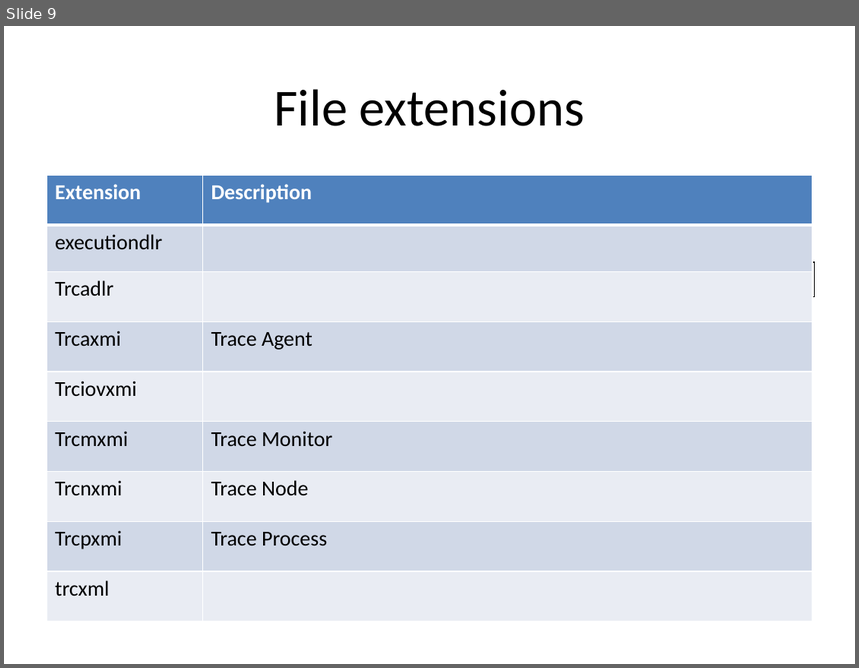
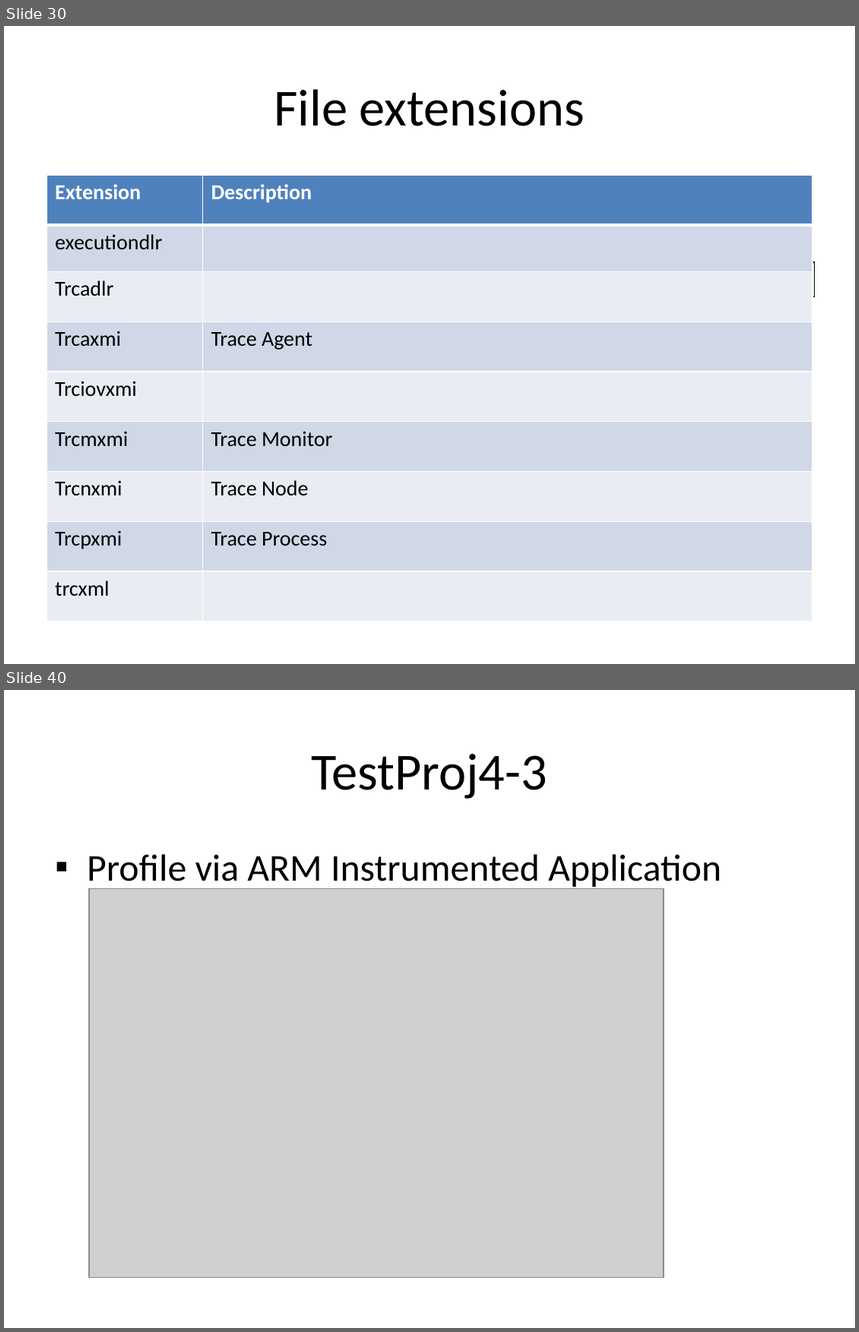
Before and after one commit to wsgan001/asegrp, a slide deck: papers/DRCPA/docs/PerfTest - Profiling via RPT.pptx. Shown one above the other, each under a label of ours: slide 9 before the commit, slides 30 and 40 after it; the slides between them are not shown. The pictures are 859x668 and 859x1332 pixels, drawn with LibreOffice and Linux fonts; fonts in the diff are those of the drawing; grey boxes stand for pictures. Boxes give left, top, right and bottom in pixels: in the first picture for what was removed or moved away, otherwise in the second. Text is boxed around its words. In the diff, an @@ line names an element or a change of style, - is before the commit and + after.

```diff
--- a/papers/DRCPA/docs/PerfTest - Profiling via RPT.pptx
+++ b/papers/DRCPA/docs/PerfTest - Profiling via RPT.pptx
@@ slide 40 added at (4,690,855,1328), background #FFFFFF @@
@@ title added at (311,754,547,799), 44 pt, text #000000 @@
+TestProj4-3
@@ text added at (87,854,721,890), 32 pt, text #000000 @@
+▪ Profile via ARM Instrumented Application
@@ picture added at (89,888,664,1277) @@
@@ what was slide 9 is now slide 30 @@
```
Also in this commit, not shown: 13 other slides added.
